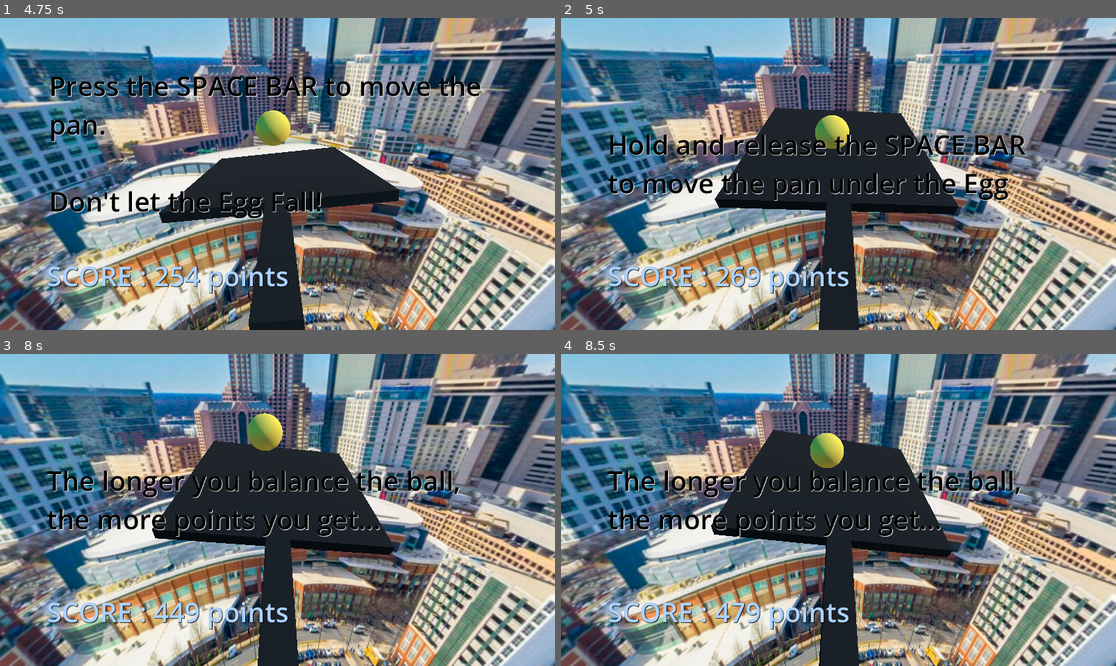
Above: before the commit, frames 1-4 (two rows, left to right).
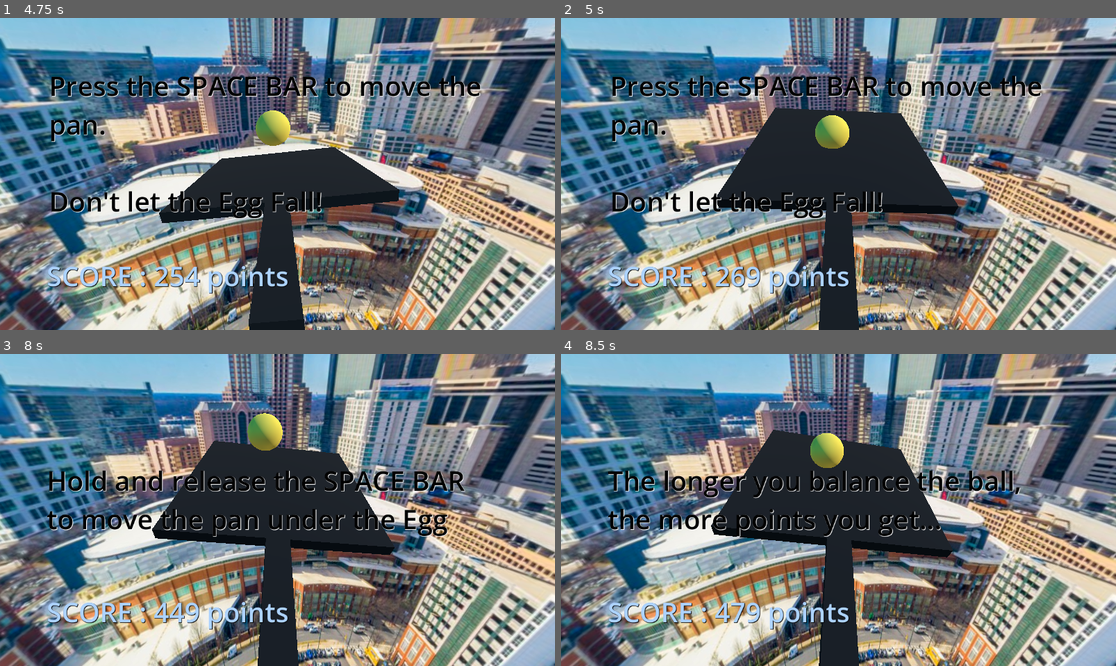
Above: after the commit, the same moments.

Repository: dallen72/Frying-Eggs-On-the-Charlotte-Skyline
Game: Godot game, scene res://node_3d.tscn
The game is run twice, just before and just after one commit, with the same random seed, the same clock (stepped at 60 frames per second) and the same inputs.
Inputs:
- Up to frame 1 (4.75 s): tap Space every 0.75 s from 0.5 to 4.25 s; hold Enter (ui_accept) 0.53-1.28 s; tap Enter (ui_accept) at 1.35, 1.52, 1.82, 2.85, 3.02, 3.32, 4.35, 4.52 s; hold Enter (ui_accept) 2.03-2.78 s; hold Enter (ui_accept) 3.53-4.28 s
- Up to frame 2 (5 s): tap Enter (ui_accept) at 4.82 s
- Up to frame 3 (8 s): hold Enter (ui_accept) 5.03-5.78 s; tap Enter (ui_accept) at 5.85, 6.02, 6.32, 7.35, 7.52, 7.82 s; hold Enter (ui_accept) 6.53-7.28 s
- Up to frame 4 (8.5 s): hold Enter (ui_accept) from 8.03 s (still down)

Frame 1 is identical in both runs. In frame 2, 7.5% of the frame differs, in the area x 8-87%, y 18-65%; in frame 3, 5.1%; in frame 4, nothing differs.

Commit message:
refactoring

Diff:
--- a/node_3d.gd
+++ b/node_3d.gd
@@ -67,19 +67,23 @@
 	print("debug, instruction_count: " + str(_instruction_count     ))
 
 
-func run_game_loop(delta):
-	if (_pan_is_rotating == true):
-			rotate_pan(_angle_x, _angle_z)
-
+func processUserInput():
 	if (Input.is_action_just_pressed("ui_accept")):
 		$panCalibrateTimer.start()
+		if (_instruction_count < 48):
+			updateInstructionsOnScreen()
 
 	if (Input.is_action_just_released("ui_accept")):
 		_pan_was_just_reset = false
 		flip_pan()
 		$panCalibrateTimer.stop()
-		if (_instruction_count < 48):
-			updateInstructionsOnScreen()
+
+
+func run_game_loop(delta):
+	processUserInput()
+
+	if (_pan_is_rotating == true):
+		rotate_pan(_angle_x, _angle_z)
 
 	if (_pan_is_being_flipped == true):
 		continue_flipping_pan(_angle_x, _angle_z)
@@ -93,7 +97,7 @@
 
 		if (_pan_is_being_moved_under_ball == true):
 			var direction_to_center = $rig/ball.position - Vector3(0, 0, -0.5) - $rig/ballSpawn.position
-			$rig.velocity = direction_to_center + Vector3(0, 2*$rig/ball.velocity.y, 0)
+			$rig.velocity = direction_to_center + Vector3(0, 10 *$rig/ball.velocity.y, 0)
 			print("debug, pan velocity: " + str($rig.velocity))
 			$rig.move_and_slide() # TODO: delta time?
 
@@ -177,7 +181,7 @@
 		_pan_is_rotating = false
 
 
-func _on_pan_rotation_timer_timeout() -> void:
+func _on_pan_flip_reaction_timer_timeout() -> void:
 	_pan_is_rotating = true
 
 
--- a/node_3d.tscn
+++ b/node_3d.tscn
@@ -82,7 +82,7 @@
 [node name="DirectionalLight3D" type="DirectionalLight3D" parent="."]
 transform = Transform3D(-3.43716e-08, -0.617805, 0.786332, -2.70051e-08, 0.786332, 0.617805, -1, 0, -4.37114e-08, 6.05456, 4.78932, 0)
 
-[node name="panRotationTimer" type="Timer" parent="."]
+[node name="panFlipReactionTimer" type="Timer" parent="."]
 one_shot = true
 
 [node name="panCalibrateTimer" type="Timer" parent="."]
@@ -218,5 +218,5 @@
 autowrap_mode = 2
 metadata/_edit_use_anchors_ = true
 
-[connection signal="timeout" from="panRotationTimer" to="." method="_on_pan_rotation_timer_timeout"]
+[connection signal="timeout" from="panFlipReactionTimer" to="." method="_on_pan_flip_reaction_timer_timeout"]
 [connection signal="timeout" from="panCalibrateTimer" to="." method="_on_pan_calibrate_timer_timeout"]
